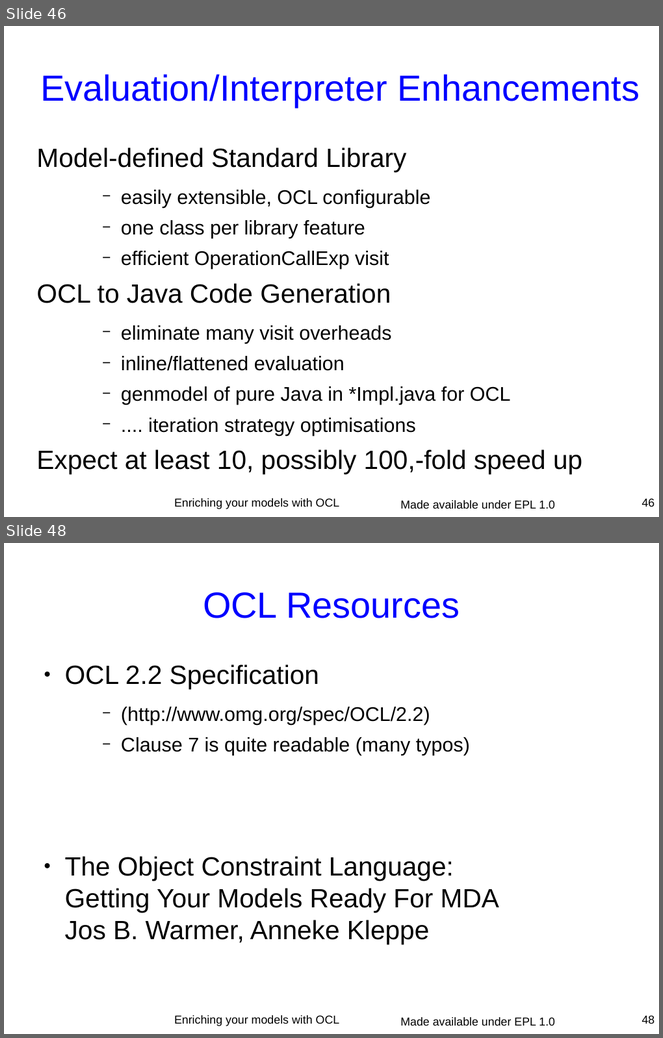
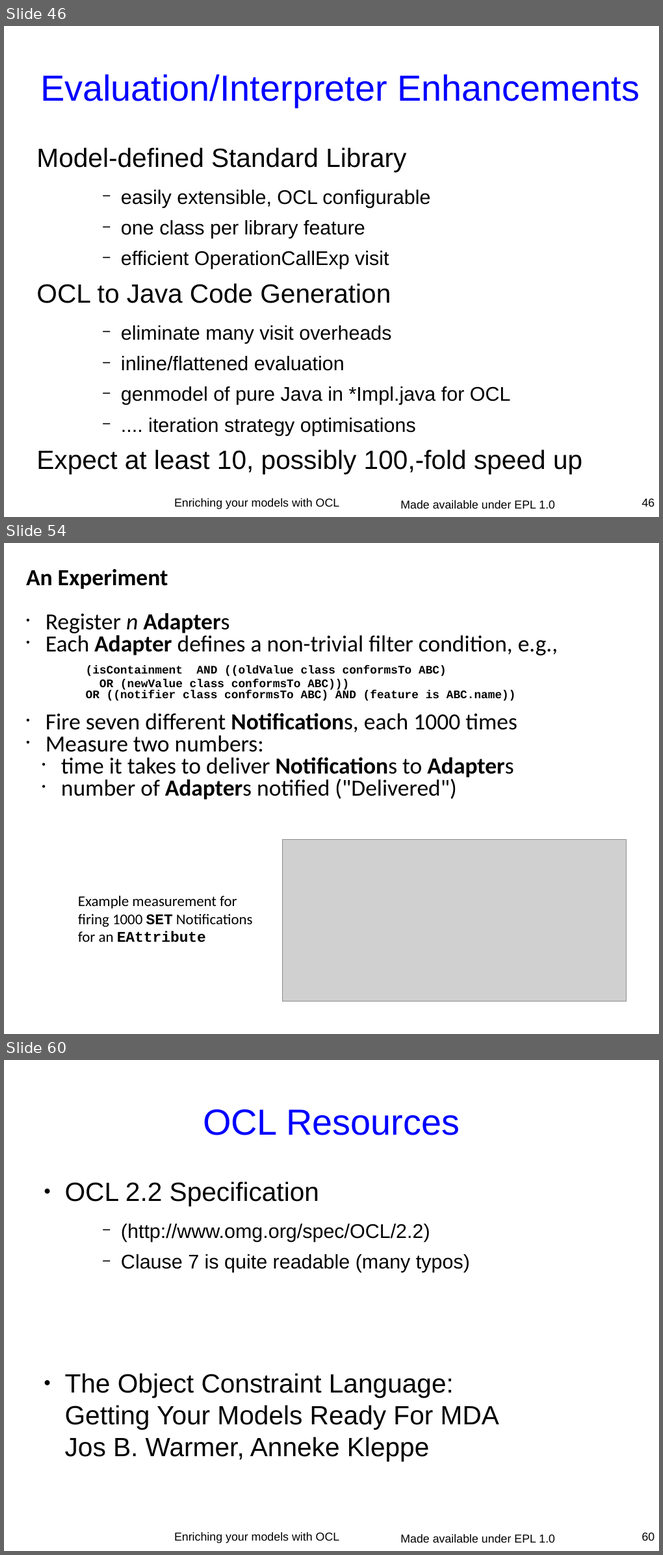
Before and after one commit to eclipse-ocl/ocl-website, a slide deck: ocl/docs/publications/ESE2010LongTalk/EnrichingWithOCL.odp. Shown one above the other, each under a label of ours: slides 46 and 48 before the commit, slides 46, 54 and 60 after it; the slides between them are not shown. The pictures are 663x1038 and 663x1555 pixels, drawn with LibreOffice and Linux fonts; fonts in the diff are those of the drawing; grey boxes stand for pictures. Boxes give left, top, right and bottom in pixels: in the first picture for what was removed or moved away, otherwise in the second. Text is boxed around its words. In the diff, an @@ line names an element or a change of style, - is before the commit and + after.

```diff
--- a/ocl/docs/publications/ESE2010LongTalk/EnrichingWithOCL.odp
+++ b/ocl/docs/publications/ESE2010LongTalk/EnrichingWithOCL.odp
@@ slide 54 added at (x1=4, y1=543, x2=659, y2=1034), background #FFFFFF @@
@@ text added at (x1=26, y1=569, x2=558, y2=800), 28 pt, text #000000, bold @@
+An Experiment
+• Register n Adapters
+• Each Adapter defines a non-trivial filter condition, e.g.,
+(isContainment AND ((oldValue class conformsTo ABC)
+OR (newValue class conformsTo ABC)))
+OR ((notifier class conformsTo ABC) AND (feature is ABC.name))
+• Fire seven different Notifications, each 1000 times
+• Measure two numbers:
+  • time it takes to deliver Notifications to Adapters
+  • number of Adapters notified ("Delivered")
@@ picture added at (x1=282, y1=839, x2=627, y2=1001) @@
@@ text added at (x1=78, y1=896, x2=252, y2=943), 18 pt, text #000000 @@
+Example measurement for
+firing 1000 SET Notifications
+for an EAttribute
@@ what was slide 48 is now slide 60 @@
@@ page number at (x1=642, y1=1533, x2=655, y2=1541): text changed @@
-48
+60
```
Also in this commit, not shown: 12 other slides added, 1 slide removed.
